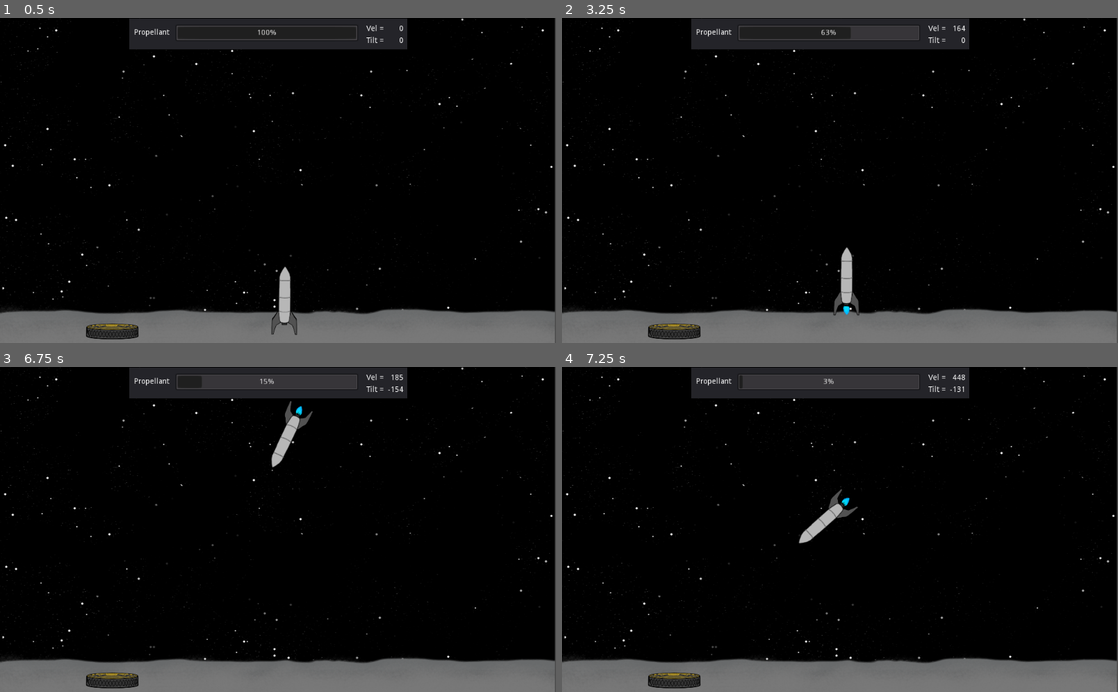
Above: before the commit, frames 1-4 (two rows, left to right).
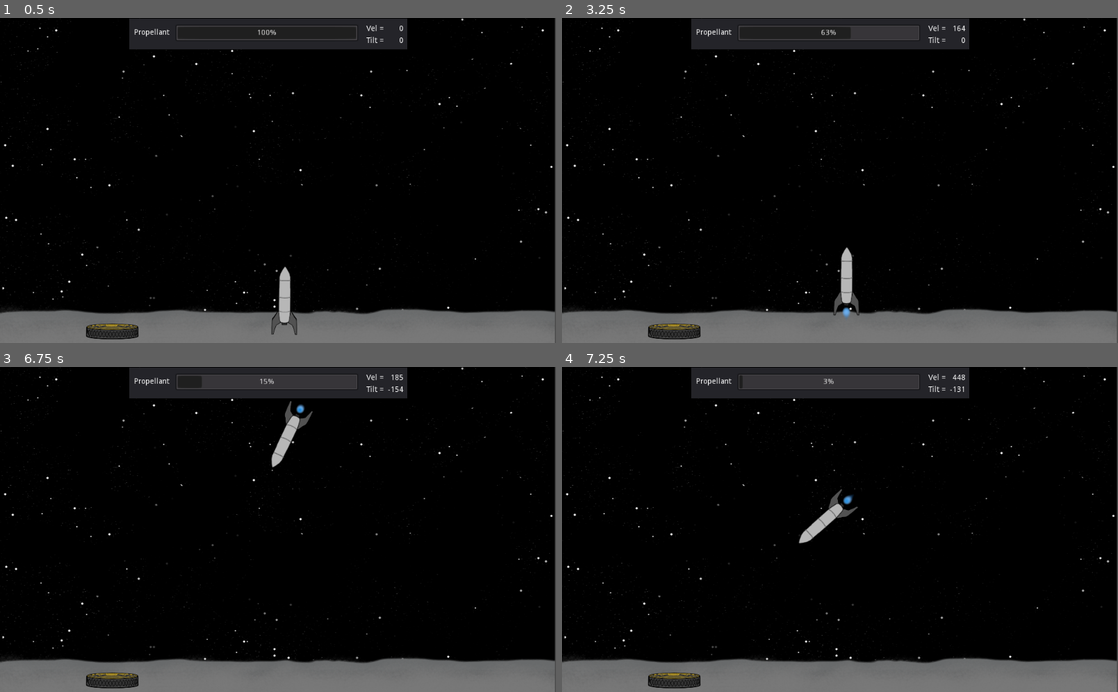
Above: after the commit, the same moments.

Repository: nikolajbaer/godot-3-space-lander
Game: Godot game, scene res://Main.tscn
Two runs of this game, one before a commit and one after it. Both use one fixed random seed, a clock stepped at 60 frames per second and the inputs below. Sound files missing from this copy of the repository are replaced by a short silence.
Inputs (mouse positions are in pixels of both pictures, inside the frame that each line leads up to):
- Up to frame 1 (0.5 s): no input
- Up to frame 2 (3.25 s): tap Enter at 0.5 s; move the mouse to (962, 164) at 0.52 s; hold Right (ui_right) 0.53-1.28 s; click (962, 164) at 0.67 s; move the mouse to (728, 196) at 1.27 s; hold Left (ui_left) 1.28-2.03 s; move the mouse to (895, 109) at 2.02 s; hold Right (ui_right) 2.03-2.78 s; move the mouse to (812, 245) at 2.77 s; hold Up (ui_up) from 2.78 s (still down); click (812, 245) at 2.92 s
- Up to frame 3 (6.75 s): move the mouse to (444, 578) at 3.52 s; release Up (ui_up) at 3.53 s; hold Left (ui_left) 3.53-5.78 s; move the mouse to (111, 480) at 4.27 s; move the mouse to (305, 529) at 5.02 s; click (305, 529) at 5.17 s; move the mouse to (194, 448) at 5.77 s; hold Right (ui_right) 5.78-6.53 s; move the mouse to (400, 513) at 6.52 s; hold Up (ui_up) from 6.53 s (still down)
- Up to frame 4 (7.25 s): keep holding Up (ui_up)

Frame 1 is identical in both runs. In frame 2, less than 0.1% of the frame differs, in the area x 50-52%, y 88-93%; in frame 3, less than 0.1%; in frame 4, less than 0.1%, in the area x 50-53%, y 39-43%.

Commit message:
added particle system jets and turn of engines when landed

Diff:
--- a/Main.tscn
+++ b/Main.tscn
@@ -40,7 +40,7 @@
 custom_solver_bias = 0.0
 extents = Vector2( 551.188, 4.05951 )
 
-[node name="Main" type="Node" index="0"]
+[node name="Main" type="Node"]
 
 script = ExtResource( 1 )
 
--- a/Player.gd
+++ b/Player.gd
@@ -17,6 +17,9 @@
 
 var BUMP_MIN = 15
 var CRASH_MIN = 50
+var engine
+var lthrust
+var rthrust
 
 signal crashed
 signal landed
@@ -26,6 +29,9 @@
     crash_sound = $RocketCrashSound
     bump_sound = $RocketThumpSound
     burn_sound = $RocketBurnSound
+    engine = $Engine
+    lthrust = $LeftThruster
+    rthrust = $RightThruster
     fuel = FUEL_MAX
 
 func fuel_percent():
@@ -33,30 +39,38 @@
 
 func _process(delta):
 
-    if fuel > 0:
+    if fuel > 0 and not landed:
         var rotation_dir = 0.0
         if Input.is_action_pressed("ui_left"):
+            rthrust.emitting = true
             fuel -= THRUSTER_FUEL
             rotation_dir -= 0.05
+        else:
+            rthrust.emitting = false
         if Input.is_action_pressed("ui_right"):
             fuel -= THRUSTER_FUEL
             rotation_dir += 0.05
+            lthrust.emitting = true
+        else:
+            lthrust.emitting = false
 
         set_applied_torque(rotation_dir * torque)
 
         if Input.is_action_pressed("ui_up"):
-            $Sprite.animation = "burn"
+            engine.emitting = true
             fuel -= BOOST_FUEL
             set_applied_force(thrust.rotated(rotation))
             if not burn_sound.playing:
                 burn_sound.play()
         else:
-            $Sprite.animation = "default"
+            engine.emitting = false
             set_applied_force(Vector2())
             burn_sound.stop()
     else:
         burn_sound.stop()
-        $Sprite.animation = "default"
+        engine.emitting = false
+        lthrust.emitting = false
+        rthrust.emitting = false
         set_applied_force(Vector2())
         set_applied_torque(0)
 
@@ -85,7 +99,7 @@
                 emit_signal("bumped",v) # TODO dust
                 bumped = true
 
-    if landing and v < 1 and angular_velocity < 1:
+    if landing and v < 1 and angular_velocity < 1 and not crashing and not crashed:
         landed = true
         emit_signal("landed")
 
@@ -100,7 +114,7 @@
         bumping = true
         if not crashing: play_bump()
     if not bumped: bumping = false
-    if not crashed: crashing = false
+
 
 
 
--- a/Player.tscn
+++ b/Player.tscn
@@ -1,26 +1,156 @@
-[gd_scene load_steps=9 format=2]
+[gd_scene load_steps=19 format=2]
 
 [ext_resource path="res://Player.gd" type="Script" id=1]
-[ext_resource path="res://assets/rocket.png" type="Texture" id=2]
-[ext_resource path="res://assets/rocket1.png" type="Texture" id=3]
-[ext_resource path="res://assets/rocket2.png" type="Texture" id=4]
-[ext_resource path="res://assets/rocket_burn.wav" type="AudioStream" id=5]
-[ext_resource path="res://assets/rocket_thump.wav" type="AudioStream" id=6]
-[ext_resource path="res://assets/rocket_crash.wav" type="AudioStream" id=7]
-
-[sub_resource type="SpriteFrames" id=1]
-
-animations = [ {
-"frames": [ ExtResource( 2 ) ],
-"loop": true,
-"name": "default",
-"speed": 5.0
-}, {
-"frames": [ ExtResource( 3 ), ExtResource( 4 ) ],
-"loop": true,
-"name": "burn",
-"speed": 100.0
-} ]
+[ext_resource path="res://assets/radial.png" type="Texture" id=2]
+[ext_resource path="res://assets/rocket.png" type="Texture" id=3]
+[ext_resource path="res://assets/rocket_burn.wav" type="AudioStream" id=4]
+[ext_resource path="res://assets/rocket_thump.wav" type="AudioStream" id=5]
+[ext_resource path="res://assets/rocket_crash.wav" type="AudioStream" id=6]
+
+[sub_resource type="Curve" id=12]
+
+min_value = 0.0
+max_value = 100.0
+bake_resolution = 100
+_data = [ Vector2( 0, 1 ), 0.0, 0.0, 0, 0, Vector2( 0.997447, 100 ), 415.409, 0.0, 0, 0 ]
+
+[sub_resource type="CurveTexture" id=13]
+
+flags = 4
+width = 2048
+curve = SubResource( 12 )
+
+[sub_resource type="Curve" id=3]
+
+min_value = 0.0
+max_value = 1.0
+bake_resolution = 100
+_data = [ Vector2( 0.00255308, 0.092128 ), 0.0, 0.594644, 0, 0, Vector2( 0.913458, 0.967561 ), 3.09035, 0.0, 0, 0 ]
+
+[sub_resource type="CurveTexture" id=4]
+
+flags = 4
+width = 2048
+curve = SubResource( 3 )
+
+[sub_resource type="ParticlesMaterial" id=5]
+
+render_priority = 0
+trail_divisor = 1
+emission_shape = 0
+flag_align_y = false
+flag_rotate_y = false
+flag_disable_z = true
+spread = 45.0
+flatness = 0.0
+gravity = Vector3( 0, 98, 0 )
+initial_velocity = 1.0
+initial_velocity_random = 0.0
+angular_velocity = 7.0
+angular_velocity_random = 0.0
+orbit_velocity = 0.0
+orbit_velocity_random = 0.0
+linear_accel = 0.0
+linear_accel_random = 0.0
+radial_accel = 0.0
+radial_accel_random = 0.0
+tangential_accel = 0.0
+tangential_accel_random = 0.0
+damping = 1.0
+damping_random = 0.0
+damping_curve = SubResource( 13 )
+angle = 0.0
+angle_random = 0.0
+scale = 1.0
+scale_random = 0.0
+scale_curve = SubResource( 4 )
+color = Color( 1, 1, 1, 1 )
+hue_variation = 0.0
+hue_variation_random = 0.0
+anim_speed = 0.0
+anim_speed_random = 0.0
+anim_offset = 0.0
+anim_offset_random = 0.0
+anim_loop = false
+_sections_unfolded = [ "Color", "Damping", "Hue Variation", "Scale" ]
+
+[sub_resource type="Curve" id=6]
+
+min_value = -360.0
+max_value = 360.0
+bake_resolution = 100
+_data = [ Vector2( 0, 272.18 ), 0.0, 0.0, 0, 0, Vector2( 0.999495, -329.481 ), 0.0, 0.0, 0, 0 ]
+
+[sub_resource type="CurveTexture" id=7]
+
+flags = 4
+width = 2048
+curve = SubResource( 6 )
+
+[sub_resource type="Gradient" id=8]
+
+offsets = PoolRealArray( 0, 0.230769, 1 )
+colors = PoolColorArray( 0.0434418, 0.512895, 0.855469, 1, 0.53125, 0.769287, 1, 1, 0, 0.325317, 0.640625, 0.0110588 )
+
+[sub_resource type="GradientTexture" id=9]
+
+flags = 4
+gradient = SubResource( 8 )
+width = 2048
+
+[sub_resource type="Curve" id=10]
+
+min_value = 0.0
+max_value = 1.0
+bake_resolution = 100
+_data = [ Vector2( 0.00187025, 0.718858 ), 0.0, 2.80168, 0, 0, Vector2( 0.996081, 0.0324395 ), -2.85041, 0.0, 0, 0 ]
+
+[sub_resource type="CurveTexture" id=11]
+
+flags = 4
+width = 2048
+curve = SubResource( 10 )
+
+[sub_resource type="ParticlesMaterial" id=2]
+
+render_priority = 0
+trail_divisor = 1
+emission_shape = 0
+flag_align_y = false
+flag_rotate_y = false
+flag_disable_z = true
+spread = 45.0
+flatness = 0.0
+gravity = Vector3( 0, 98, 0 )
+initial_velocity = 0.0
+initial_velocity_random = 0.0
+angular_velocity = 1.0
+angular_velocity_random = 0.0
+angular_velocity_curve = SubResource( 7 )
+orbit_velocity = 0.0
+orbit_velocity_random = 0.0
+linear_accel = 0.0
+linear_accel_random = 0.0
+radial_accel = 0.0
+radial_accel_random = 0.0
+tangential_accel = 0.0
+tangential_accel_random = 0.0
+damping = 0.11
+damping_random = 0.0
+angle = 0.0
+angle_random = 0.0
+scale = 0.67
+scale_random = 0.1
+scale_curve = SubResource( 11 )
+color_ramp = SubResource( 9 )
+hue_variation = 0.0
+hue_variation_random = 0.0
+anim_speed = 0.0
+anim_speed_random = 0.0
+anim_offset = 0.0
+anim_offset_random = 0.0
+anim_loop = false
+_sections_unfolded = [ "Angular Velocity", "Animation", "Color", "Damping", "Hue Variation", "Scale" ]
 
 [node name="Player" type="RigidBody2D"]
 
@@ -45,20 +175,78 @@
 script = ExtResource( 1 )
 _sections_unfolded = [ "Collision" ]
 
-[node name="Sprite" type="AnimatedSprite" parent="." index="0"]
+[node name="LeftThruster" type="Particles2D" parent="." index="0"]
+
+position = Vector2( -11, -1 )
+rotation = 1.16428
+scale = Vector2( 0.25, 0.25 )
+emitting = true
+amount = 8
+lifetime = 0.95
+one_shot = false
+preprocess = 0.0
+speed_scale = 5.0
+explosiveness = 0.0
+randomness = 0.0
+fixed_fps = 0
+fract_delta = true
+visibility_rect = Rect2( -100, -100, 200, 200 )
+local_coords = true
+draw_order = 0
+process_material = SubResource( 5 )
+texture = ExtResource( 2 )
+normal_map = null
+h_frames = 1
+v_frames = 1
+_sections_unfolded = [ "Drawing", "Material", "Process Material", "Textures", "Time", "Transform", "Visibility" ]
+
+[node name="RightThruster" type="Particles2D" parent="." index="1"]
+
+position = Vector2( 12, -1 )
+rotation = -1.02044
+scale = Vector2( 0.25, 0.25 )
+emitting = true
+amount = 8
+lifetime = 0.95
+one_shot = false
+preprocess = 0.0
+speed_scale = 5.0
+explosiveness = 0.0
+randomness = 0.0
+fixed_fps = 0
+fract_delta = true
+visibility_rect = Rect2( -100, -100, 200, 200 )
+local_coords = true
+draw_order = 0
+process_material = SubResource( 5 )
+texture = ExtResource( 2 )
+normal_map = null
+h_frames = 1
+v_frames = 1
+_sections_unfolded = [ "Drawing", "Material", "Process Material", "Textures", "Time", "Transform", "Visibility" ]
+
+[node name="Sprite" type="Sprite" parent="." index="2"]
 
 scale = Vector2( 0.5, 0.5 )
-frames = SubResource( 1 )
-animation = "default"
-playing = true
+texture = ExtResource( 3 )
 _sections_unfolded = [ "Transform" ]
 
-[node name="CollisionPolygon2D" type="CollisionPolygon2D" parent="." index="1"]
+[node name="CollisionPolygon2D" type="CollisionPolygon2D" parent="." index="3"]
 
 build_mode = 0
 polygon = PoolVector2Array( -3.24759, 47.0195, 4.94199, 47.3019, 21.0388, 63.3987, 23.0156, 35.1588, 11.7196, 20.7564, 11.7196, -43.3484, 0.141205, -62.5515, -9.7428, -44.478, -10.0252, 20.7564, -21.0388, 35.4412, -21.3212, 63.6811 )
 
-[node name="RocketBurnSound" type="AudioStreamPlayer2D" parent="." index="2"]
+[node name="RocketBurnSound" type="AudioStreamPlayer2D" parent="." index="4"]
+
+stream = ExtResource( 4 )
+volume_db = 0.0
+autoplay = false
+max_distance = 2000.0
+attenuation = 1.0
+bus = "Master"
+area_mask = 1
+
+[node name="RocketThumpSound" type="AudioStreamPlayer2D" parent="." index="5"]
 
 stream = ExtResource( 5 )
 volume_db = 0.0
@@ -68,7 +256,7 @@
 bus = "Master"
 area_mask = 1
 
-[node name="RocketThumpSound" type="AudioStreamPlayer2D" parent="." index="3"]
+[node name="RocketCrashSound" type="AudioStreamPlayer2D" parent="." index="6"]
 
 stream = ExtResource( 6 )
 volume_db = 0.0
@@ -78,12 +266,26 @@
 bus = "Master"
 area_mask = 1
 
-[node name="RocketCrashSound" type="AudioStreamPlayer2D" parent="." index="4"]
-
-stream = ExtResource( 7 )
-volume_db = 0.0
-autoplay = false
-max_distance = 2000.0
-attenuation = 1.0
-bus = "Master"
-area_mask = 1
+[node name="Engine" type="Particles2D" parent="." index="7"]
+
+position = Vector2( 0.855896, 55.635 )
+scale = Vector2( 0.8, 0.8 )
+emitting = true
+amount = 8
+lifetime = 0.71
+one_shot = false
+preprocess = 0.0
+speed_scale = 2.0
+explosiveness = 0.0
+randomness = 0.0
+fixed_fps = 0
+fract_delta = true
+visibility_rect = Rect2( -100, -100, 200, 200 )
+local_coords = true
+draw_order = 0
+process_material = SubResource( 2 )
+texture = ExtResource( 2 )
+normal_map = null
+h_frames = 1
+v_frames = 1
+_sections_unfolded = [ "Process Material", "Textures", "Time", "Transform" ]
--- a/Title.tscn
+++ b/Title.tscn
@@ -5,7 +5,7 @@
 [ext_resource path="res://assets/title.png" type="Texture" id=3]
 [ext_resource path="res://assets/play_button.png" type="Texture" id=4]
 
-[node name="root" type="Node2D"]
+[node name="root" type="Node2D" index="0"]
 
 script = ExtResource( 1 )
 
Binary file added: assets/radial.png
